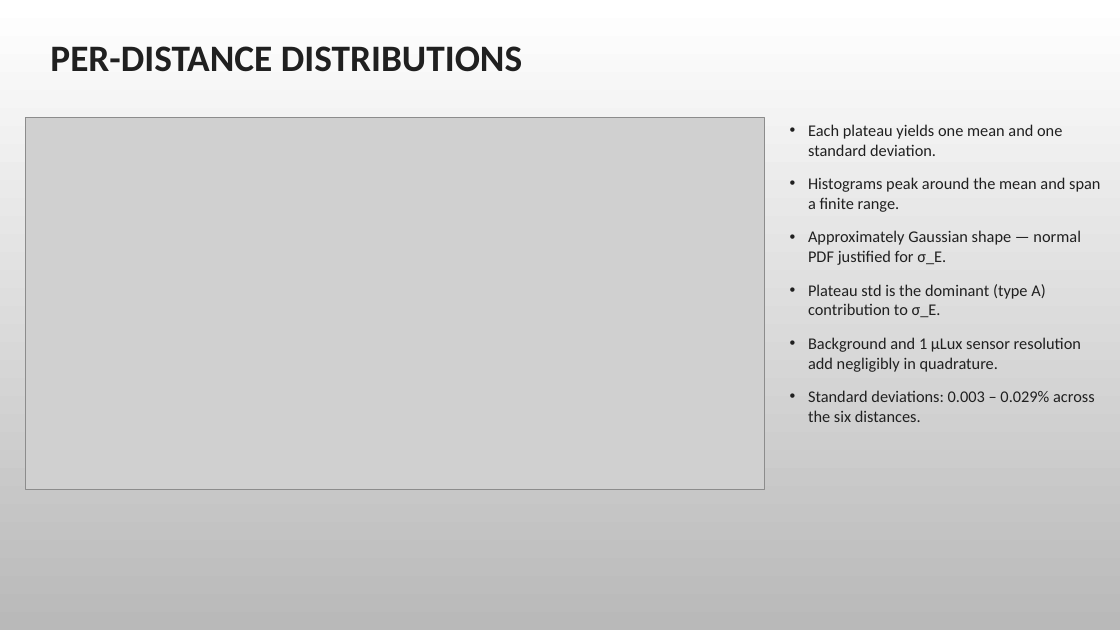
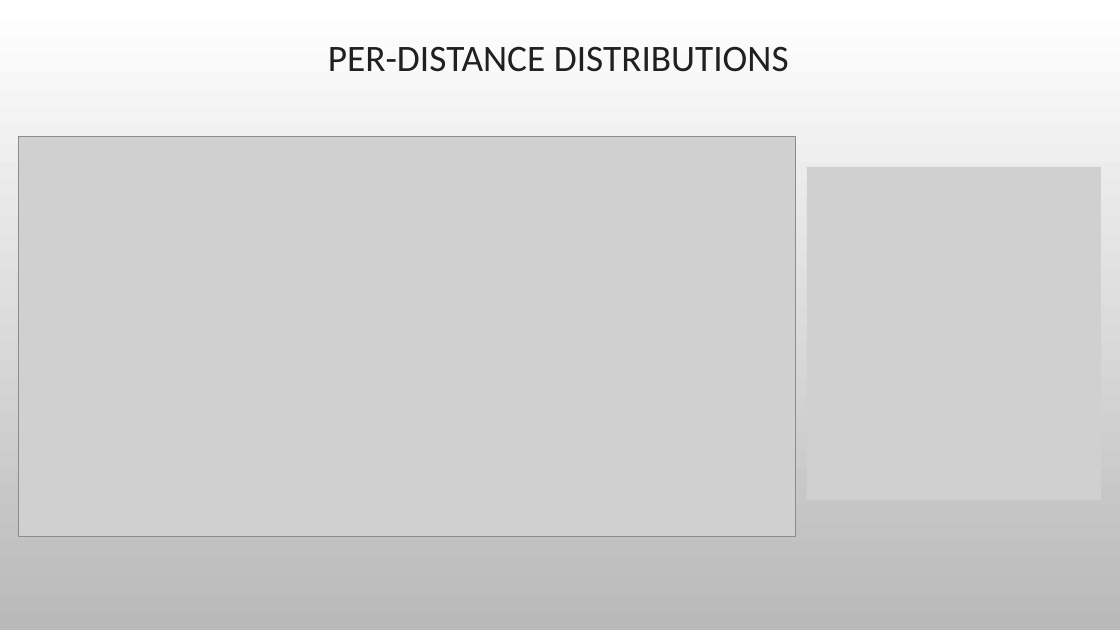
Before and after one commit to wizdaksh/Physics-III-Lab, a slide deck: slide 5 of Light Intensity and Distance/Lab_6_Light_Intensity.pptx. Drawn at 1120x630 pixels with LibreOffice and Linux fonts; fonts in the diff are those of the drawing; grey boxes stand for pictures; background and template pictures are left out. Boxes give left, top, right and bottom in pixels: in the first picture for what was removed or moved away, otherwise in the second. Text is boxed around its words. In the diff, an @@ line names an element or a change of style, - is before the commit and + after.

```diff
--- a/Light Intensity and Distance/Lab_6_Light_Intensity.pptx
+++ b/Light Intensity and Distance/Lab_6_Light_Intensity.pptx
@@ title "PER-DISTANCE DISTRIBUTIONS" at (x1=328, y1=46, x2=789, y2=72): bold off; alignment left to centre @@
@@ picture resized from (x1=25, y1=118, x2=765, y2=489) to (x1=19, y1=136, x2=796, y2=536) @@
@@ text removed at (x1=808, y1=124, x2=1100, y2=422) @@
-• Each plateau yields one mean and one standard deviation.
-• Histograms peak around the mean and span a finite range.
-• Approximately Gaussian shape — normal PDF justified for σ_E.
-• Plateau std is the dominant (type A) contribution to σ_E.
-• Background and 1 µLux sensor resolution add negligibly in quadrature.
-• Standard deviations: 0.003 – 0.029% across the six distances.
@@ picture added at (x1=807, y1=167, x2=1102, y2=501) @@
```
Also in this commit, not shown: 7 other slides changed, 3 slides added, 1 slide removed, 12 other files.
